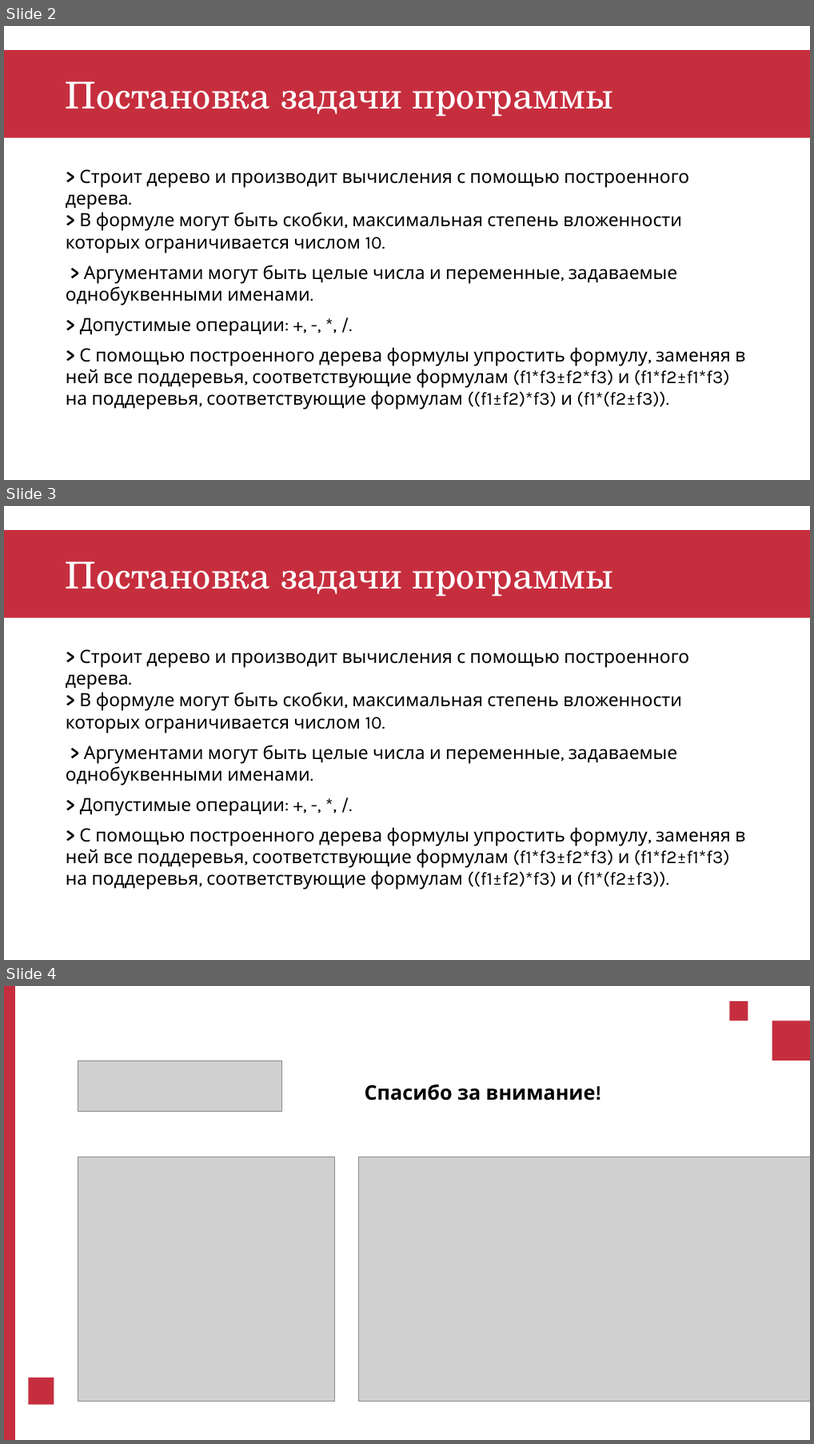
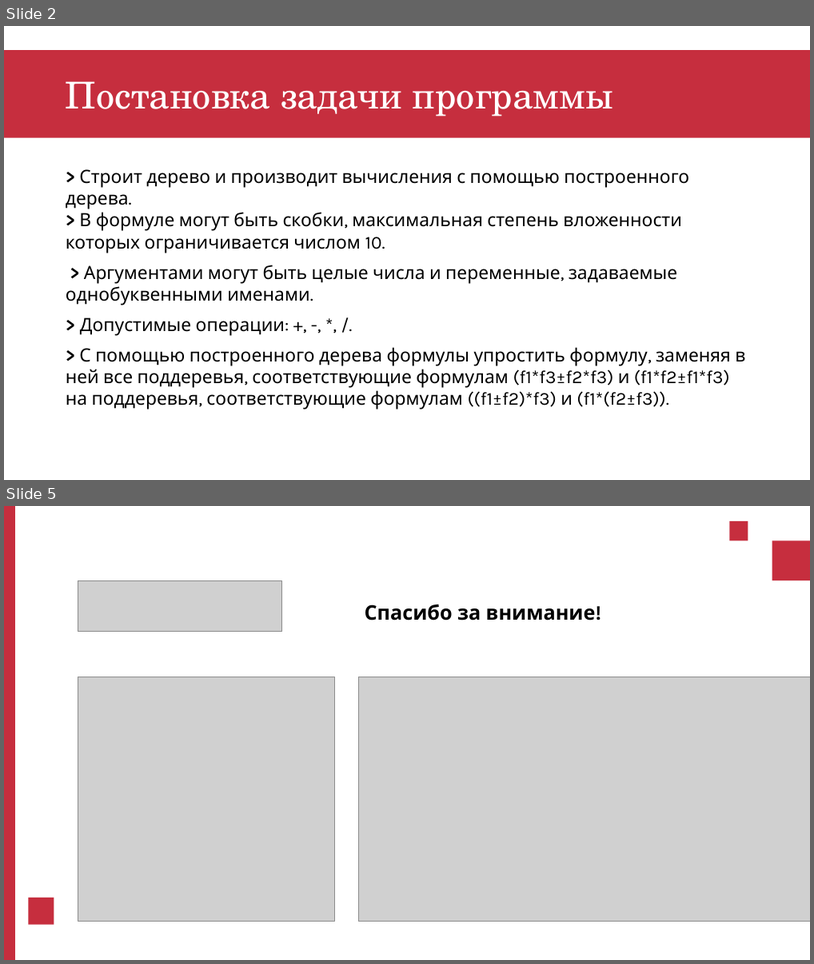
Before and after one commit to SamuelRodriguesMGR/Expression-Factorizer, a slide deck: ПГНИУ_Презентация 16.9.odp. Shown one above the other, each under a label of ours: slides 2, 3 and 4 before the commit, slides 2 and 5 after it; the slides between them are not shown. The pictures are 814x1444 and 814x964 pixels, drawn with LibreOffice and Linux fonts; fonts in the diff are those of the drawing; grey boxes stand for pictures. Boxes give left, top, right and bottom in pixels: in the first picture for what was removed or moved away, otherwise in the second. Text is boxed around its words. In the diff, an @@ line names an element or a change of style, - is before the commit and + after.

```diff
--- a/ПГНИУ_Презентация 16.9.odp
+++ b/ПГНИУ_Презентация 16.9.odp
@@ slide 3 removed at (4, 506, 810, 960), background #FFFFFF; not listed: 1 template element that a slide beside it also shows @@
@@ title removed at (66, 561, 614, 596) @@
-Постановка задачи программы
@@ text removed at (66, 649, 746, 889) @@
-> Строит дерево и производит вычисления с помощью построенного дерева.
-> В формуле могут быть скобки, максимальная степень вложенности которых ограничивается числом 10.
-> Аргументами могут быть целые числа и переменные, задаваемые однобуквенными именами.
-> Допустимые операции: +, -, *, /.
-> С помощью построенного дерева формулы упростить формулу, заменяя в ней все поддеревья, соответствующие формулам (f1*f3±f2*f3) и (f1*f2±f1*f3) на поддеревья, соответствующие формулам ((f1±f2)*f3) и (f1*(f2±f3)).
@@ what was slide 4 is now slide 5 @@
```
Also in this commit, not shown: 2 slides added, 2 other files.
